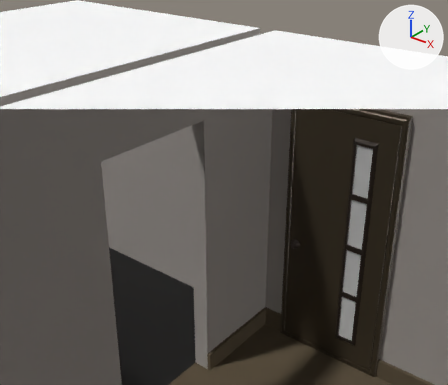
The glTF model main/public/models/2roomflat.glb: old version first, new version second.
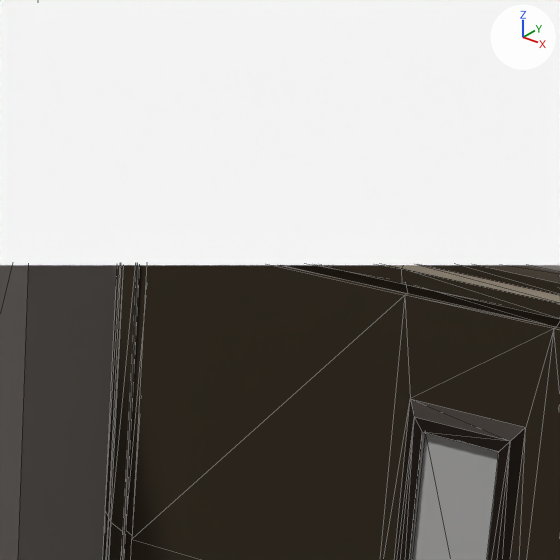
Each version appears first from a 50 mm camera at (1.57, -1.6, 6.74) aimed at (-1.8, 2.62, 4.13), and next in a close-up on the part from 59% to 86% of the width and 14% to 45% of the height. Lighting does not change. The marker at upper right points along +X, +Y and +Z. The close-ups show mesh edges as thin lines. Everything nearer to the camera than a plane just in front of the edit is cut away.

Objects in the first close-up: 'Door_6', 'ceiling', 'northwall', 'wall4'.
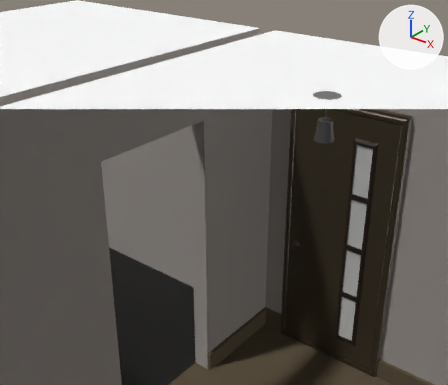
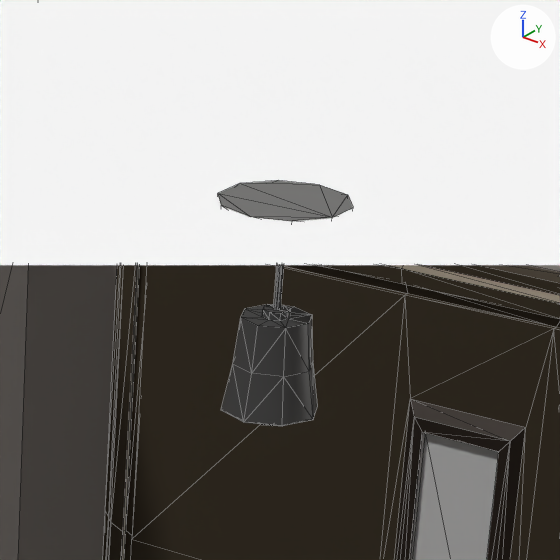
Location of each change, (x1, y1, x2, y2) in pixels of the close-ups (560 x 560 px):
'Light_CeilingSingle', added: after (218, 180, 353, 426)
    faces in mat_lightmetal_001 (dark grey #686868): (221, 265, 318, 426)
    faces in mat_grey_002 (grey #7e7d7b): (218, 180, 353, 222)

Edits to the bpy script that builds the scene:
```text
Add mat_light:
    mat_light = principled_material('Light')
    mat_light.base_color = (0.8, 0.8, 0.8)  # white #e7e7e7
    mat_light.metallic = 0.4
    mat_light.roughness = 1.0
Add mat_lightmetal_001:
    mat_lightmetal_001 = principled_material('LightMetal.001')
    mat_lightmetal_001.base_color = (0.139, 0.139, 0.139)  # dark grey #686868
    mat_lightmetal_001.metallic = 0.4
    mat_lightmetal_001.roughness = 0.415
Add mat_grey_002:
    mat_grey_002 = principled_material('Grey.002')
    mat_grey_002.base_color = (0.208, 0.206, 0.199)  # grey #7e7d7b
    mat_grey_002.metallic = 0.4
    mat_grey_002.roughness = 0.415
Add me_light_ceilingsingle:
    me_light_ceilingsingle.from_pydata(...)  # 124 vertices, 232 faces; spans x -1.361..-1.097, y 3.334..3.612, z 4.524..5.002
    # faces by material slot: [36, 136, 60]
    me_light_ceilingsingle.materials.append(mat_grey_002)  # grey #7e7d7b
    me_light_ceilingsingle.materials.append(mat_lightmetal_001)  # dark grey #686868
    me_light_ceilingsingle.materials.append(mat_light)  # white #e7e7e7
Add ob_light_ceilingsingle:
    ob_light_ceilingsingle = bpy.data.objects.new('Light_CeilingSingle', me_light_ceilingsingle)
    ob_light_ceilingsingle.location = (0.0, 0.0, 0.0)
```
